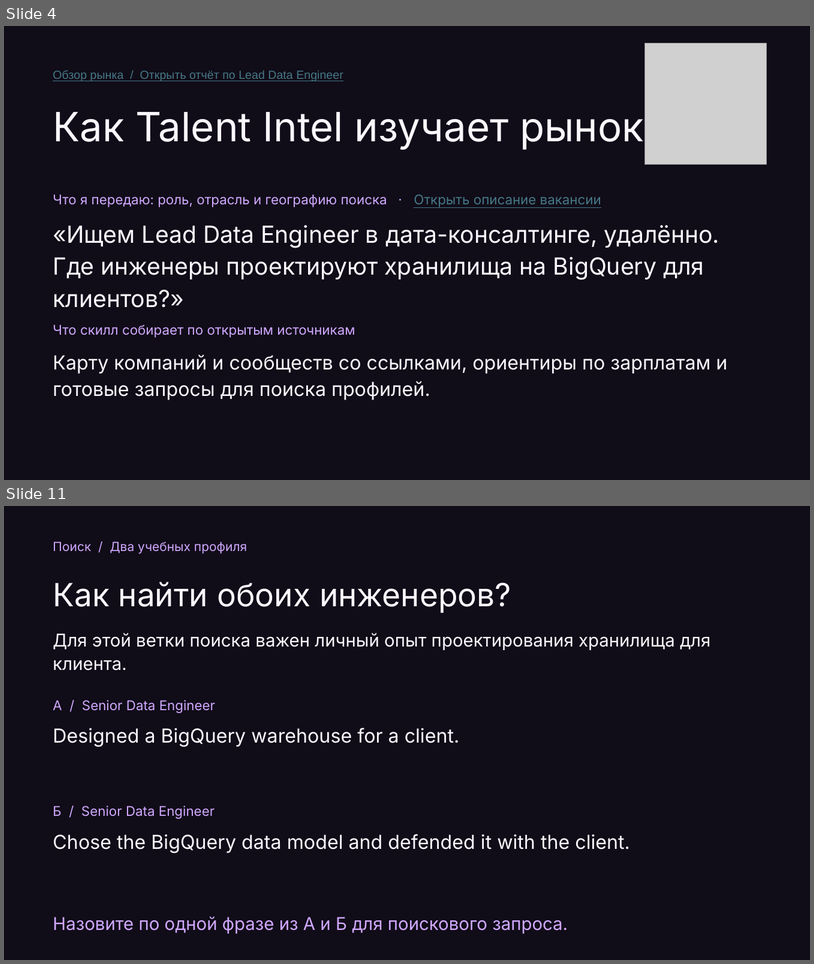
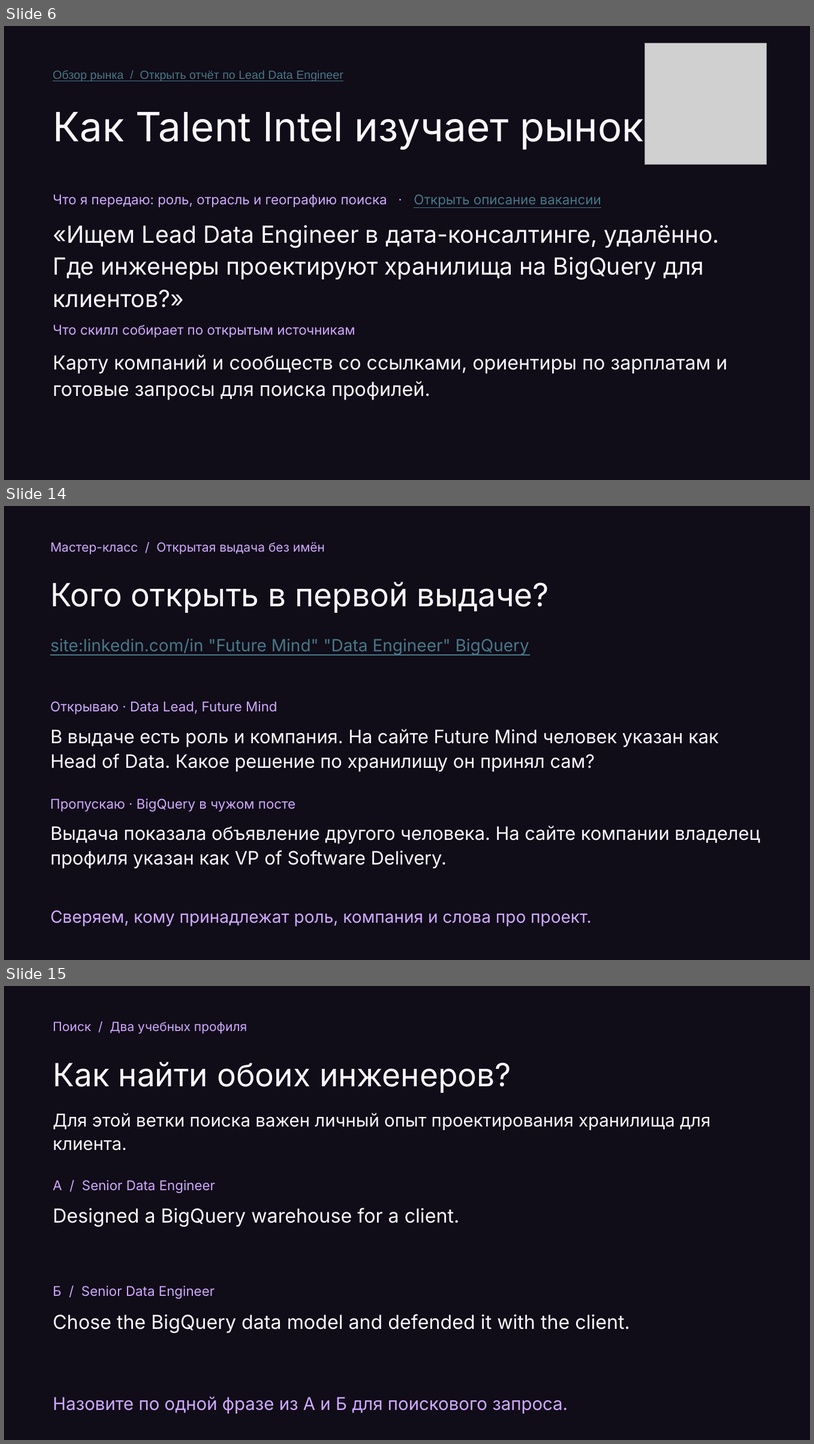
Before and after one commit to Da6ka/ta-meetup-ai-sourcing-2026-11-19, a slide deck: materials/spb-it-recruiter-meetup.pptx. Shown one above the other, each under a label of ours: slides 4 and 11 before the commit, slides 6, 14 and 15 after it; the slides between them are not shown. The pictures are 814x964 and 814x1444 pixels, drawn with LibreOffice and Linux fonts; fonts in the diff are those of the drawing; grey boxes stand for pictures. Boxes give left, top, right and bottom in pixels: in the first picture for what was removed or moved away, otherwise in the second. Text is boxed around its words. In the diff, an @@ line names an element or a change of style, - is before the commit and + after.

```diff
--- a/materials/spb-it-recruiter-meetup.pptx
+++ b/materials/spb-it-recruiter-meetup.pptx
@@ slide 14 added at box(4, 506, 810, 960), background #100C18 @@
@@ text added at box(50, 542, 325, 555), 15 pt, text #D1A9FF @@
+Мастер-класс / Открытая выдача без имён
@@ text added at box(50, 582, 549, 613), 38 pt, text #FAF8FD @@
+Кого открыть в первой выдаче?
@@ text added at box(50, 639, 530, 655), 20 pt, text #467886, underline @@
+site:linkedin.com/in "Future Mind" "Data Engineer" BigQuery
@@ text added at box(50, 701, 277, 714), 16 pt, text #D1A9FF @@
+Открываю · Data Lead, Future Mind
@@ text added at box(50, 729, 719, 772), 22 pt, text #FAF8FD @@
+В выдаче есть роль и компания. На сайте Future Mind человек указан как Head of Data. Какое решение по хранилищу он принял сам?
@@ text added at box(50, 798, 296, 811), 16 pt, text #D1A9FF @@
+Пропускаю · BigQuery в чужом посте
@@ text added at box(50, 825, 761, 868), 22 pt, text #FAF8FD @@
+Выдача показала объявление другого человека. На сайте компании владелец профиля указан как VP of Software Delivery.
@@ text added at box(50, 910, 591, 926), 20 pt, text #D1A9FF @@
+Сверяем, кому принадлежат роль, компания и слова про проект.
@@ what was slide 4 is now slide 6 @@
@@ what was slide 11 is now slide 15 @@
```
Also in this commit, not shown: 8 slides changed, 3 other slides added, 2 other files.
